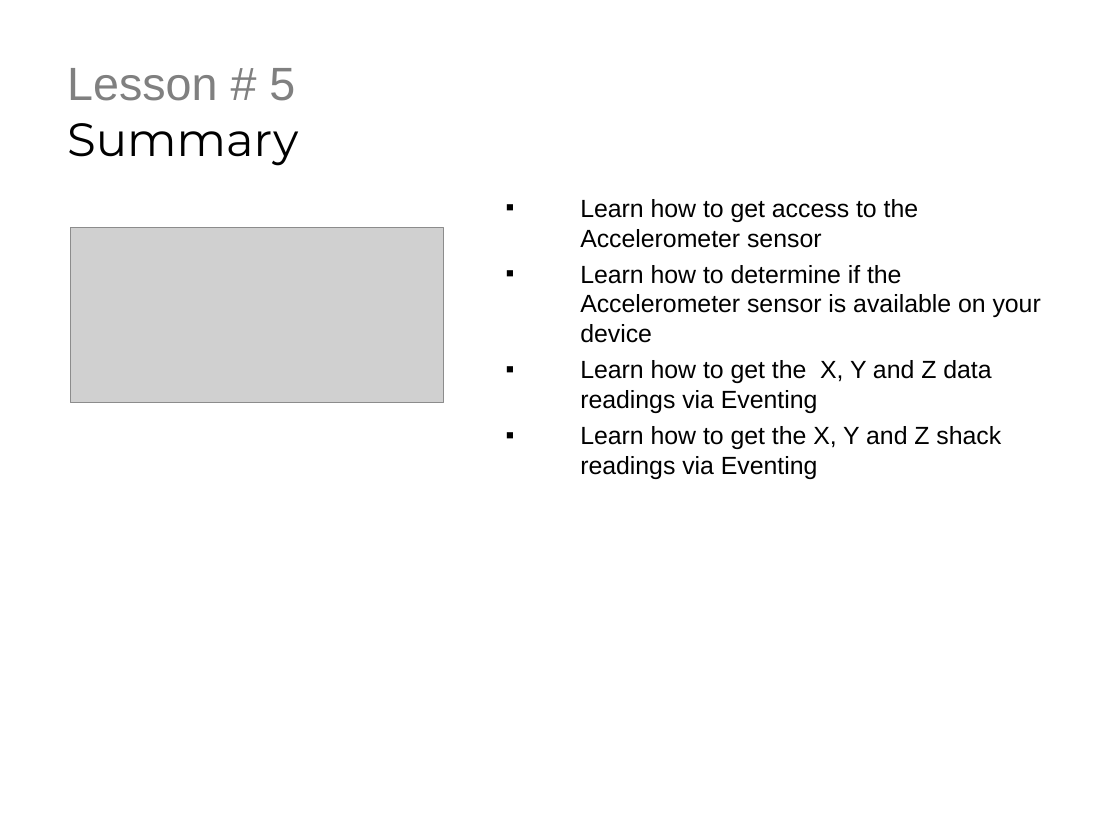
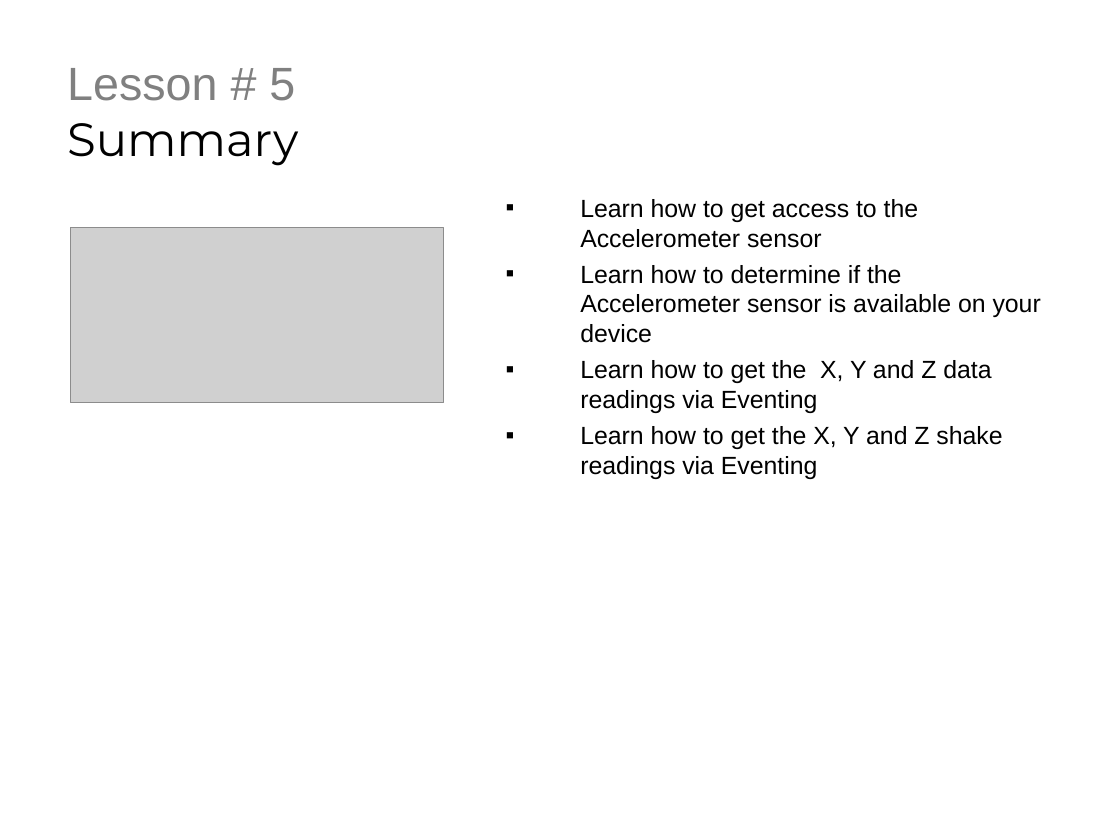
Before and after one commit to derikwhittaker/LiveLessons.WinRT, a slide deck: slide 3 of Chapter.8.DeviceSensors/Lesson.5.Accelerometer/Chapter.8.Lesson.5.ppt. Drawn at 1120x840 pixels with LibreOffice and Linux fonts; fonts in the diff are those of the drawing; grey boxes stand for pictures; background and template pictures are left out. Boxes give left, top, right and bottom in pixels: in the first picture for what was removed or moved away, otherwise in the second. Text is boxed around its words. In the diff, an @@ line names an element or a change of style, - is before the commit and + after.

```diff
--- a/Chapter.8.DeviceSensors/Lesson.5.Accelerometer/Chapter.8.Lesson.5.ppt
+++ b/Chapter.8.DeviceSensors/Lesson.5.Accelerometer/Chapter.8.Lesson.5.ppt
@@ text at (580, 426, 1002, 479): text changed @@
-▪ Learn how to get the X, Y and Z shack readings via Eventing
+▪ Learn how to get the X, Y and Z shake readings via Eventing
```
Also in this commit, not shown: 1 other slide changed, 1 other file.
